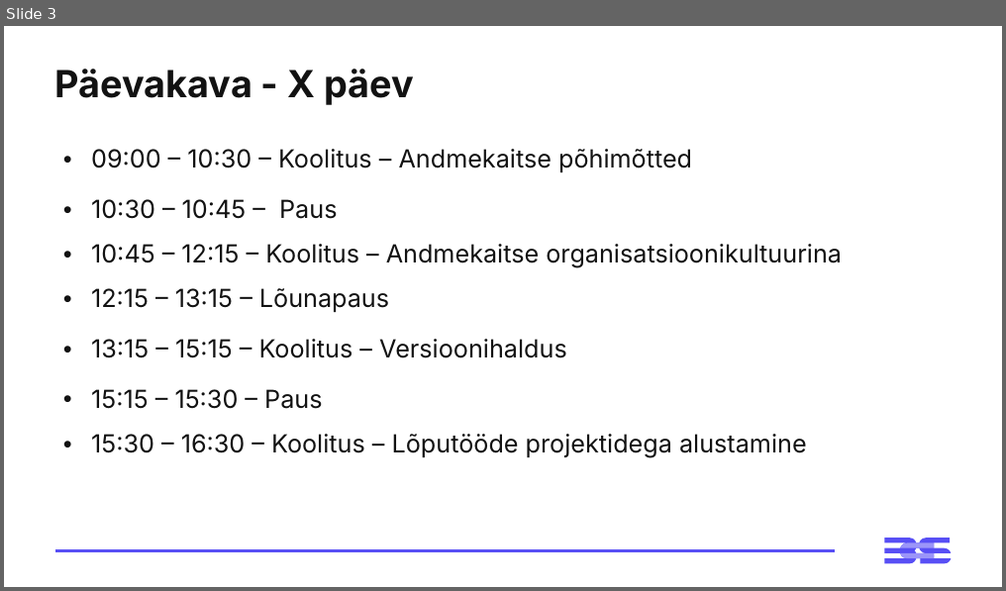
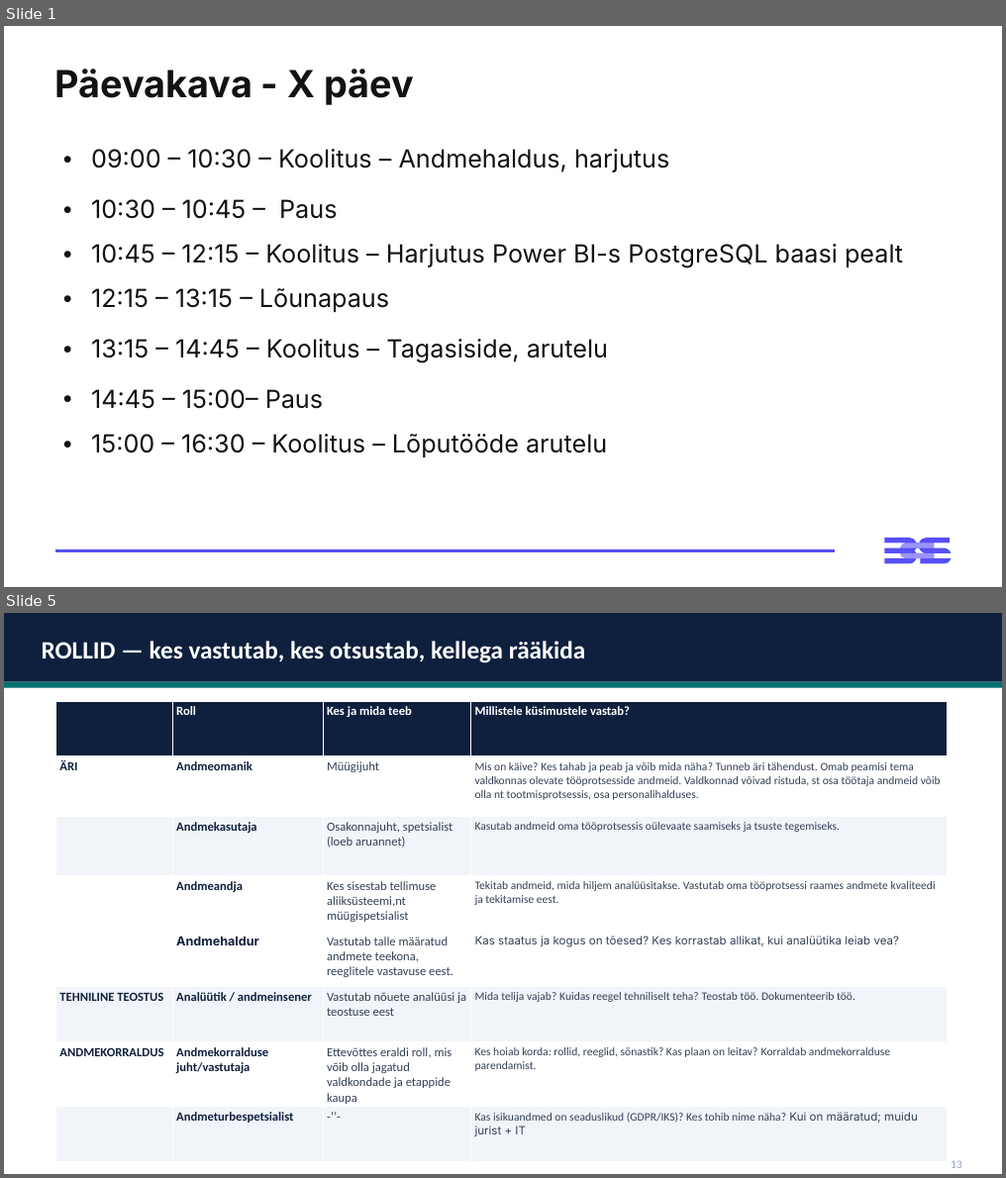
Before and after one commit to emilieabel/andmetarkus, a slide deck: Materjalid/Day10 Andmekaitse/10-paev-andmetarkus-esitlus.pptx. Shown one above the other, each under a label of ours: slide 3 before the commit, slides 1 and 5 after it; the slides between them are not shown. The pictures are 1006x591 and 1006x1178 pixels, drawn with LibreOffice and Linux fonts; fonts in the diff are those of the drawing. Boxes give left, top, right and bottom in pixels: in the first picture for what was removed or moved away, otherwise in the second. Text is boxed around its words. In the diff, an @@ line names an element or a change of style, - is before the commit and + after.

```diff
--- a/Materjalid/Day10 Andmekaitse/10-paev-andmetarkus-esitlus.pptx
+++ b/Materjalid/Day10 Andmekaitse/10-paev-andmetarkus-esitlus.pptx
@@ slide 5 added at <box>4,613,1002,1174</box>, background #FFFFFF @@
@@ rectangle added at <box>4,613,1002,682</box>, fill #0F203E @@
@@ text added at <box>42,641,585,663</box>, 24 pt, text #FFFFFF, bold @@
+ROLLID — kes vastutab, kes otsustab, kellega rääkida
@@ rectangle added at <box>4,682,1002,688</box>, fill #007073 @@
@@ table added at <box>56,701,948,1162</box>, 8 rows, 4 columns @@
+ | Roll | Kes ja mida teeb | Millistele küsimustele vastab?
+ÄRI | Andmeomanik | Müügijuht | Mis on käive? Kes tahab ja peab ja võib mida näha? Tunneb äri tähendust. Omab peamisi tema valdkonnas olevate tööprotsesside andmeid. Valdkonnad võivad ristuda, st osa töötaja andmeid võib olla nt tootmisprotsessis, osa personalihalduses.
+ | Andmekasutaja | Osakonnajuht, spetsialist (loeb aruannet) | Kasutab andmeid oma tööprotsessis oülevaate saamiseks ja tsuste tegemiseks.
+ | Andmeandja | Kes sisestab tellimuse aliiksüsteemi,nt müügispetsialist | Tekitab andmeid, mida hiljem analüüsitakse. Vastutab oma tööprotsessi raames andmete kvaliteedi ja tekitamise eest.
+ | Andmehaldur | Vastutab talle määratud andmete teekona, reeglitele vastavuse eest. | Kas staatus ja kogus on tõesed? Kes korrastab allikat, kui analüütika leiab vea?
+TEHNILINE TEOSTUS | Analüütik / andmeinsener | Vastutab nõuete analüüsi ja teostuse eest | Mida telija vajab? Kuidas reegel tehniliselt teha? Teostab töö. Dokumenteerib töö.
+ANDMEKORRALDUS | Andmekorralduse juht/vastutaja | Ettevõttes eraldi roll, mis võib olla jagatud valdkondade ja etappide kaupa | Kes hoiab korda: rollid, reeglid, sõnastik? Kas plaan on leitav? Korraldab andmekorralduse parendamist.
+ | Andmeturbespetsialist | -’’- | Kas isikuandmed on seaduslikud (GDPR/IKS)? Kes tohib nime näha? Kui on määratud; muidu jurist + IT
@@ text added at <box>950,1160,962,1168</box>, 11 pt, text #94A3B8 @@
+13
@@ what was slide 3 is now slide 1 @@
@@ slide 1 changed as well @@
@@ table at <box>54,130,951,466</box> @@
-row 1, column 1: 09:00 – 10:30 – Koolitus – Andmekaitse põhimõtted
+row 1, column 1: 09:00 – 10:30 – Koolitus – Andmehaldus, harjutus
-row 3, column 1: 10:45 – 12:15 – Koolitus – Andmekaitse organisatsioonikultuurina
+row 3, column 1: 10:45 – 12:15 – Koolitus – Harjutus Power BI-s PostgreSQL baasi pealt
-row 5, column 1: 13:15 – 15:15 – Koolitus – Versioonihaldus
+row 5, column 1: 13:15 – 14:45 – Koolitus – Tagasiside, arutelu
-row 6, column 1: 15:15 – 15:30 – Paus
+row 6, column 1: 14:45 – 15:00– Paus
-row 7, column 1: 15:30 – 16:30 – Koolitus – Lõputööde projektidega alustamine
+row 7, column 1: 15:00 – 16:30 – Koolitus – Lõputööde arutelu
```
Also in this commit, not shown: 5 other slides changed, 17 other slides added, 26 slides removed, 15 other files.
